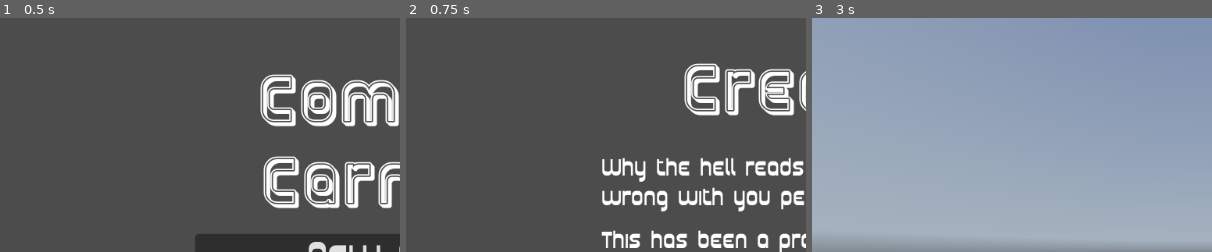
Above: before the commit, frames 1-3 (left to right).
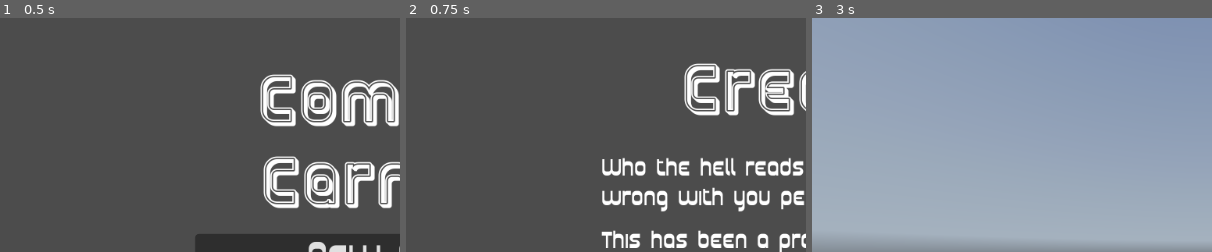
Above: after the commit, the same moments.

Repository: Timendus/ld52
Game: Godot game, scene res://MainMenu.tscn
The game is run twice, just before and just after one commit, with the same random seed, the same clock (stepped at 60 frames per second) and the same inputs. A sky picture missing from this copy of the repository is replaced by a grey-blue gradient. Sound files missing from this copy of the repository are replaced by a short silence.
Inputs:
- Up to frame 1 (0.5 s): no input
- Up to frame 2 (0.75 s): click "Credits" at 0.5 s
- Up to frame 3 (3 s): tap Enter at 1.25 s; hold Right (right) 1.28-2 s; click "Back to Menu" at 2 s; click "New Game" at 2.75 s
The pictures show only the part of the screen within x 0-50%, y 0-50%; the shares and areas given below are measured in that part.

Frame 1 is identical in both runs. In frame 2, 0.1% of the frame differs, in the area x 57-60%, y 61-71%; in frame 3, nothing differs.

Commit message:
Fix typo

Diff:
--- a/Credits.tscn
+++ b/Credits.tscn
@@ -98,7 +98,7 @@
 margin_right = 574.0
 margin_bottom = 73.0
 custom_fonts/font = SubResource( 2 )
-text = "Why the hell reads credits? What's wrong with you people? ;)"
+text = "Who the hell reads credits? What's wrong with you people? ;)"
 autowrap = true
 
 [node name="MarginContainer2" type="MarginContainer" parent="MarginContainer/VBoxContainer/VBoxContainer"]
